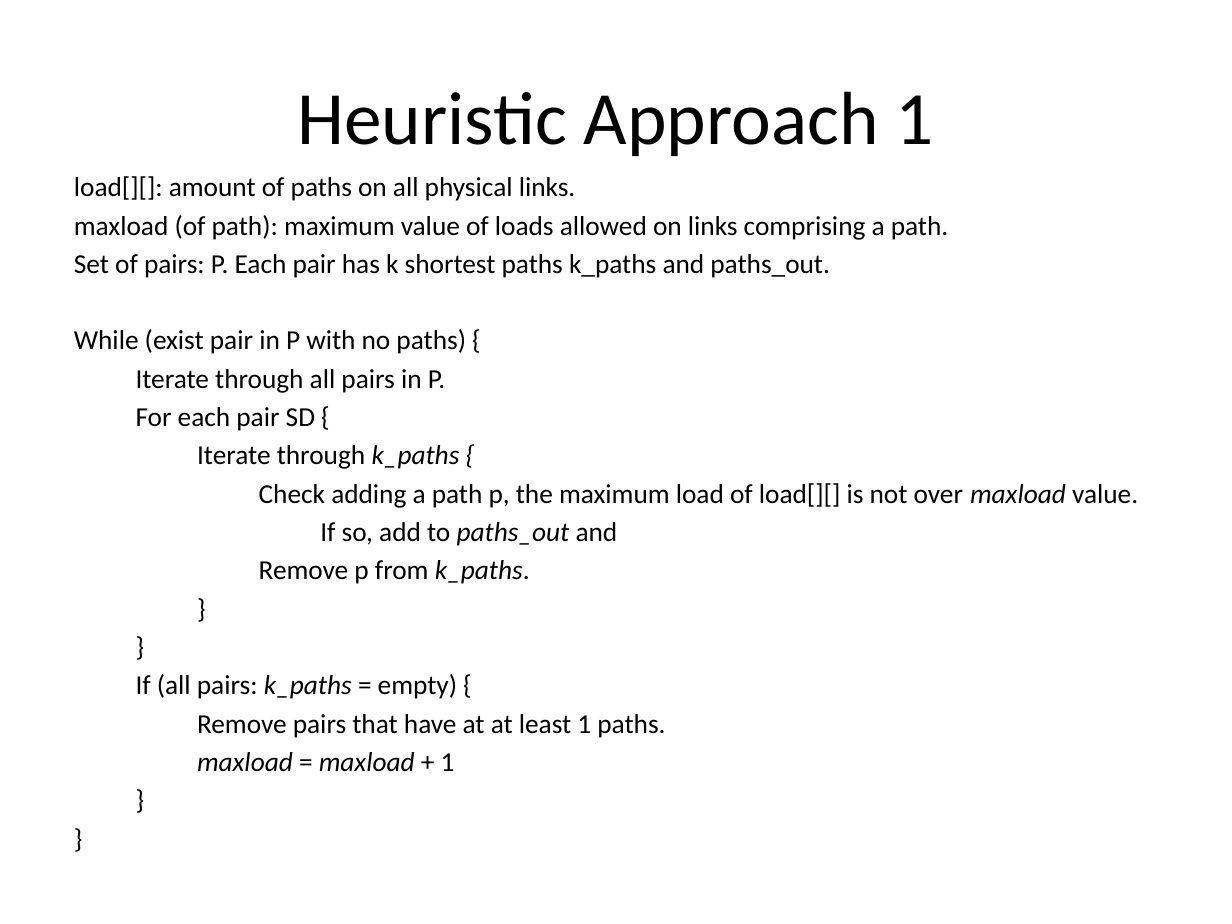
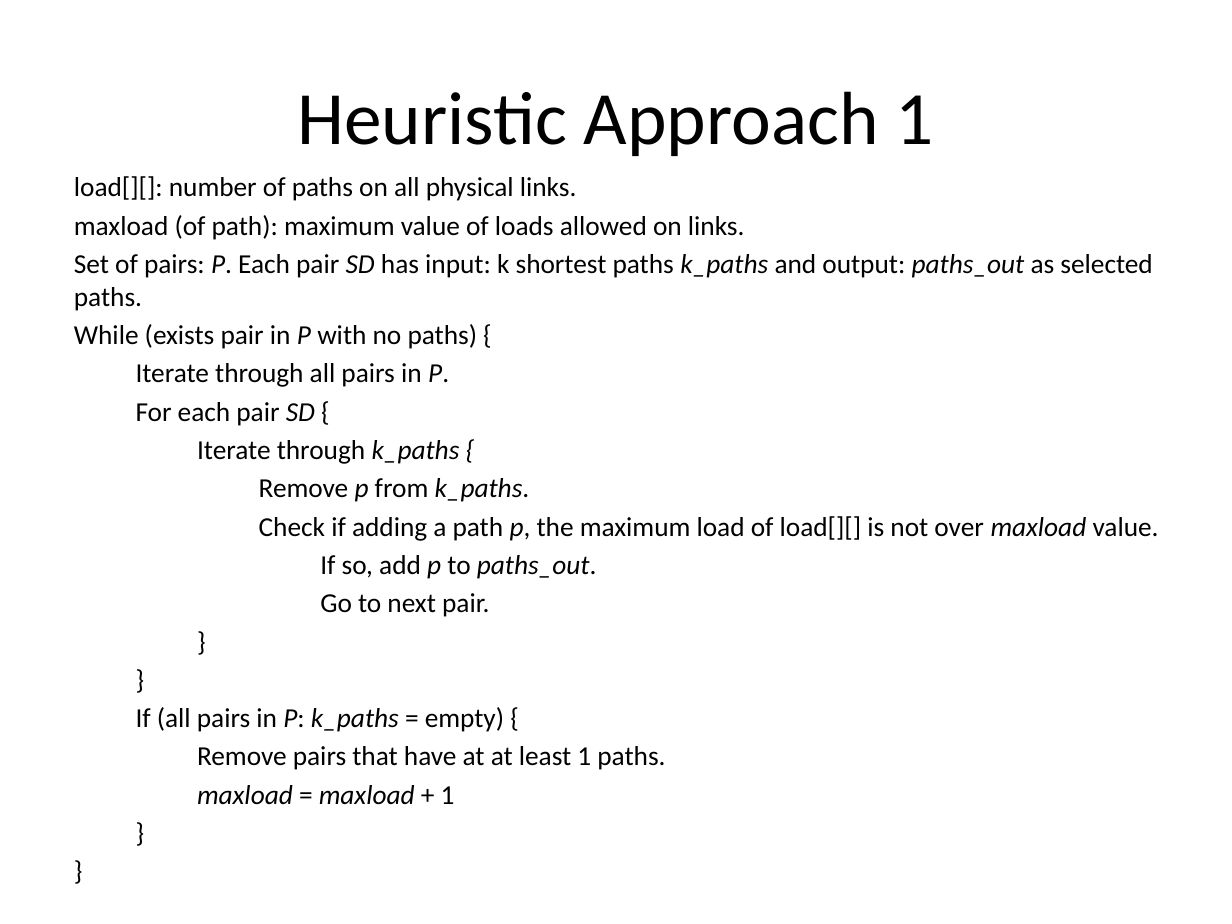
Before and after one commit to huyba/optiq, a slide deck: slide 2 of docs/Meeting_June_19.pptx. Drawn at 1232x924 pixels with LibreOffice and Linux fonts; fonts in the diff are those of the drawing. Boxes give left, top, right and bottom in pixels: in the first picture for what was removed or moved away, otherwise in the second. Text is boxed around its words. In the diff, an @@ line names an element or a change of style, - is before the commit and + after.

Commit message:
edits

```diff
--- a/docs/Meeting_June_19.pptx
+++ b/docs/Meeting_June_19.pptx
@@ text at [74,176,1152,349]: text changed @@
-load[][]: amount of paths on all physical links.
-maxload (of path): maximum value of loads allowed on links comprising a path.
-Set of pairs: P. Each pair has k shortest paths k_paths and paths_out.
-While (exist pair in P with no paths) {
+load[][]: number of paths on all physical links.
+maxload (of path): maximum value of loads allowed on links.
+Set of pairs: P. Each pair SD has input: k shortest paths k_paths and output: paths_out as selected paths.
+While (exists pair in P with no paths) {
@@ text at [136,363,530,502]: italic on in "P.", "SD", "p" @@
@@ text at [259,483,1138,546]: paragraphs removed @@
-Check adding a path p, the maximum load of load[][] is not over maxload value.
-If so, add to paths_out and
@@ text at [259,516,1159,617]: paragraphs added @@
+Check if adding a path p, the maximum load of load[][] is not over maxload value.
+If so, add p to paths_out.
+Go to next pair.
@@ text at [136,707,504,732]: text changed @@
-If (all pairs: k_paths = empty) {
+If (all pairs in P: k_paths = empty) {
```
Also in this commit, not shown: 3 other slides changed.
